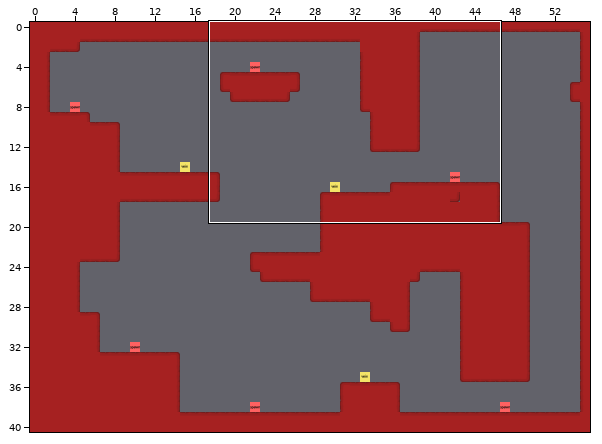
Tiled map, stored at GlamourJam/GlamourJamContent/testmap.tmx. The first picture is a wide view before the edit; the outline marks the close-up.
Close-up. As it was:
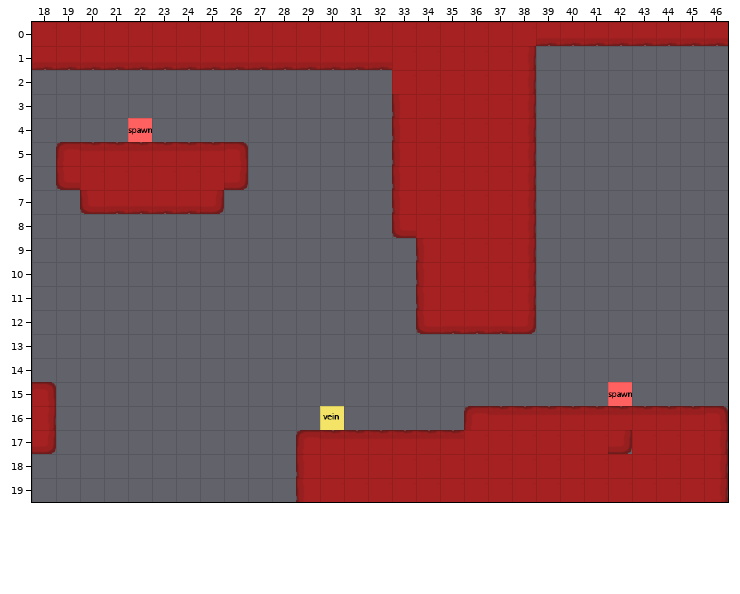
Cells are 32x32 px. Shown: x 18..46, y 0..19. The commit also changed other parts of the map, which this record leaves out.
Now the later version:
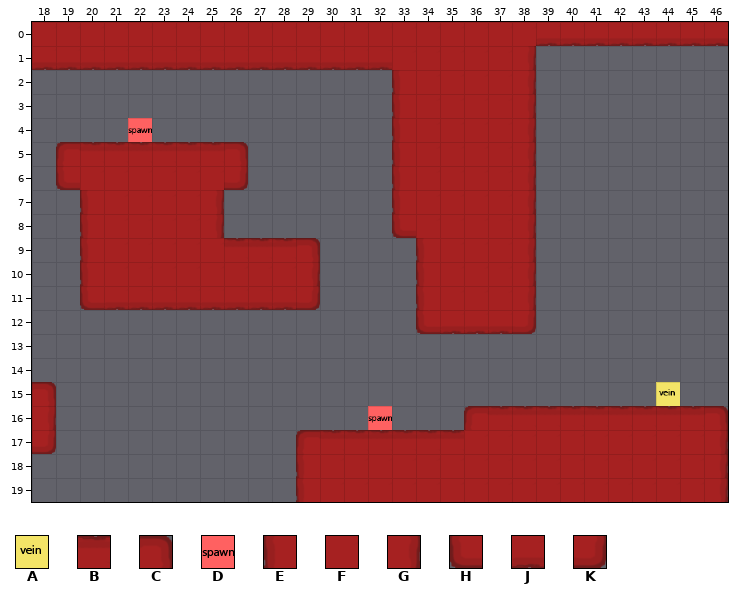
Key: from "tileset32": A 3, B 5, C 6, D 7, E 8, F 9, G 10, H 12, J 13, K 14.
_ is an empty cell.
What changed:
{"where": "layer \"Tile Layer 1\""}
{"y":2,"x":33,"old":"F","new":"E"}
{"y":7,"x":20,"old":"HJJJJK","new":"EFFFFG"}
{"y":8,"x":20,"old":"______","new":"EFFFFG"}
{"y":9,"x":20,"old":"__________","new":"EFFFFFBBBC"}
{"y":10,"x":20,"old":"__________","new":"EFFFFFFFFG"}
{"y":11,"x":20,"old":"__________","new":"HJJJJJJJJK"}
{"y":15,"x":42,"old":"D","new":"_"}
{"y":15,"x":44,"old":"_","new":"A"}
{"y":16,"x":30,"old":"A","new":"_"}
{"y":16,"x":32,"old":"_","new":"D"}
{"y":17,"x":42,"old":"K","new":"F"}
{"label":"changed","picture_box":[392,70,400,94]}
{"label":"changed","picture_box":[80,196,320,310]}
{"label":"removed","picture_box":[608,382,632,406]}
{"label":"added","picture_box":[656,382,680,406]}
{"label":"removed","picture_box":[320,406,344,430]}
{"label":"added","picture_box":[368,406,392,430]}
{"label":"changed","picture_box":[608,430,632,454]}
